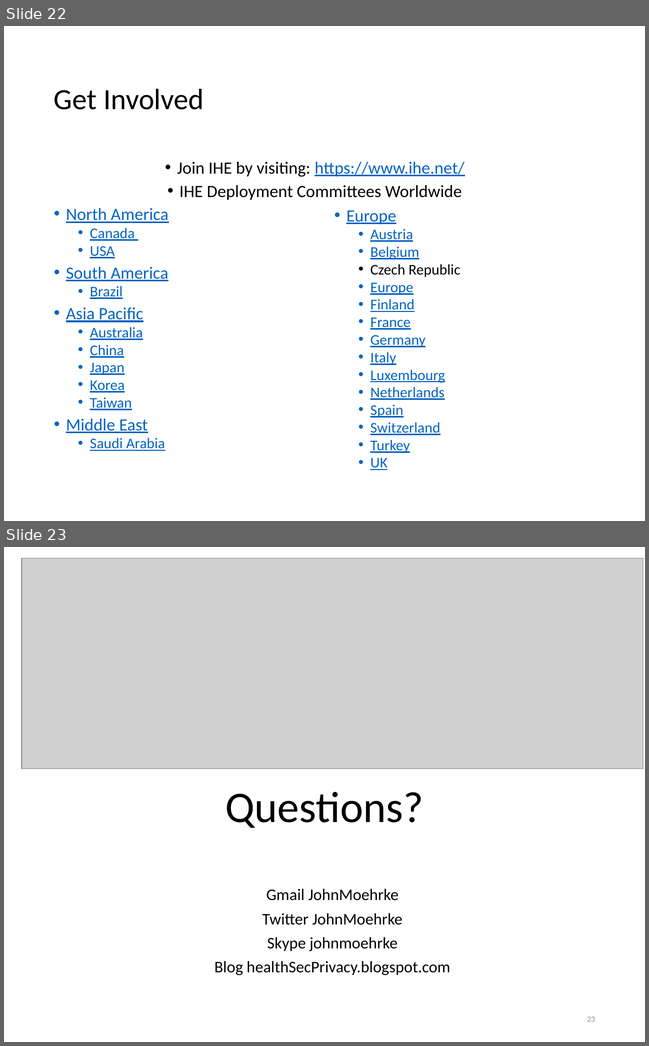
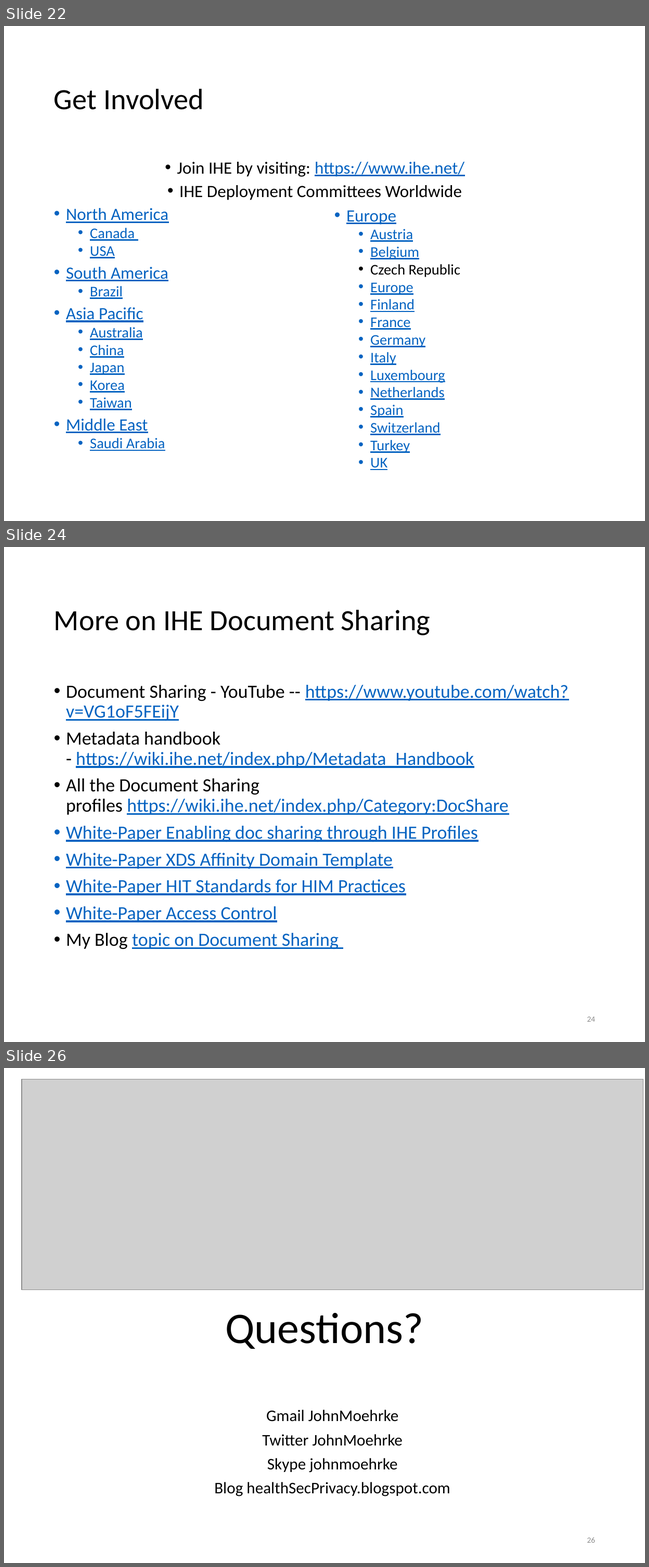
Before and after one commit to IHE/IT-Infrastructure, a slide deck: Presentations/IHE-and-HL7.pptx. Shown one above the other, each under a label of ours: slides 22 and 23 before the commit, slides 22, 24 and 26 after it; the slides between them are not shown. The pictures are 649x1046 and 649x1567 pixels, drawn with LibreOffice and Linux fonts; fonts in the diff are those of the drawing; grey boxes stand for pictures. Boxes give left, top, right and bottom in pixels: in the first picture for what was removed or moved away, otherwise in the second. Text is boxed around its words. In the diff, an @@ line names an element or a change of style, - is before the commit and + after.

```diff
--- a/Presentations/IHE-and-HL7.pptx
+++ b/Presentations/IHE-and-HL7.pptx
@@ slide 24 added at (x1=4, y1=547, x2=645, y2=1042), background #FFFFFF @@
@@ title added at (x1=54, y1=609, x2=430, y2=635), 36.3 pt, text #000000 @@
+More on IHE Document Sharing
@@ text added at (x1=66, y1=685, x2=568, y2=949), 23.1 pt, text #0563C1, underline @@
+• Document Sharing - YouTube -- https://www.youtube.com/watch?v=VG1oF5FEijY
+• Metadata handbook - https://wiki.ihe.net/index.php/Metadata_Handbook
+• All the Document Sharing profiles https://wiki.ihe.net/index.php/Category:DocShare
+• White-Paper Enabling doc sharing through IHE Profiles
+• White-Paper XDS Affinity Domain Template
+• White-Paper HIT Standards for HIM Practices
+• White-Paper Access Control
+• My Blog topic on Document Sharing
@@ page number added at (x1=587, y1=1017, x2=595, y2=1022), 9.9 pt, text #8C8C8C @@
+24
@@ what was slide 23 is now slide 26 @@
@@ page number at (x1=587, y1=1537, x2=595, y2=1543): text changed @@
-23
+26
```
Also in this commit, not shown: 2 slides changed, 2 other slides added.
